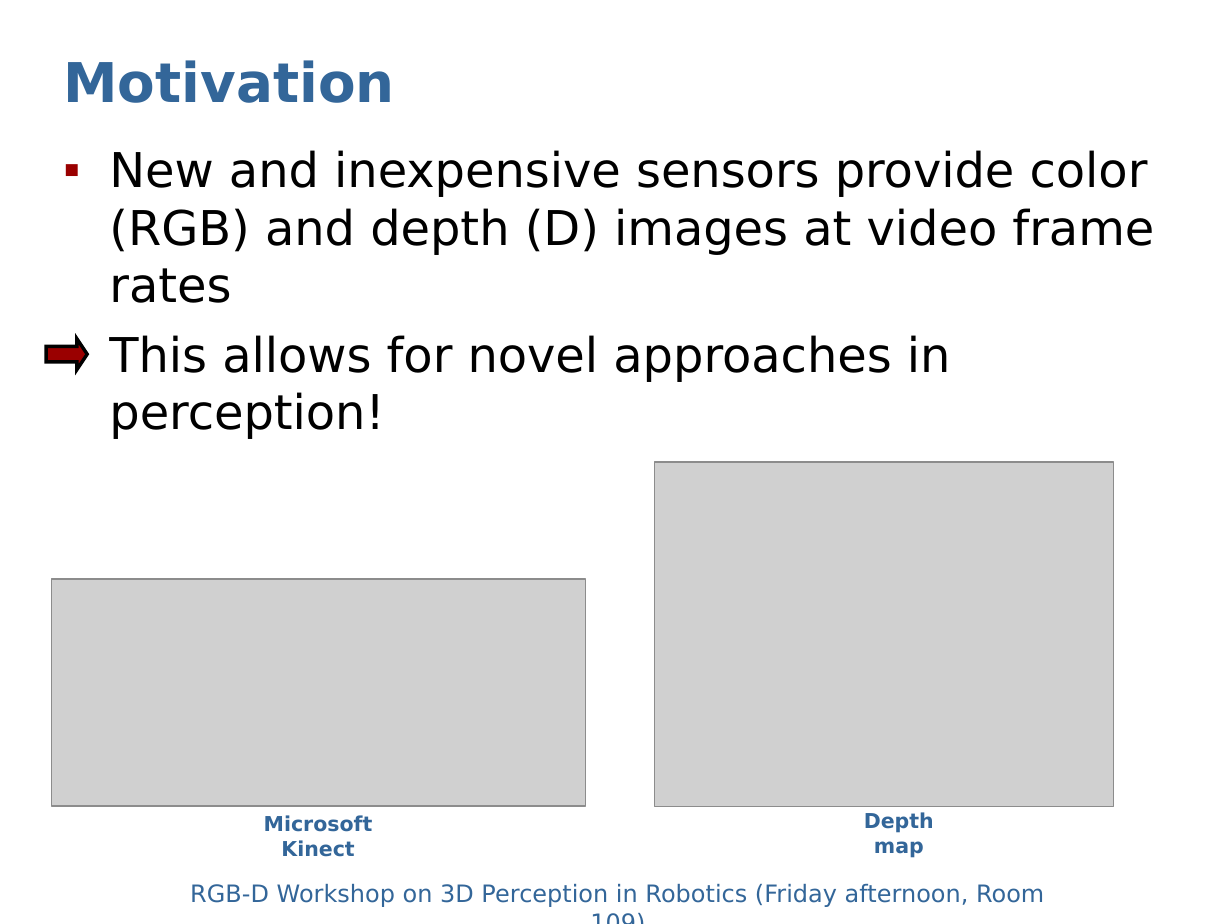
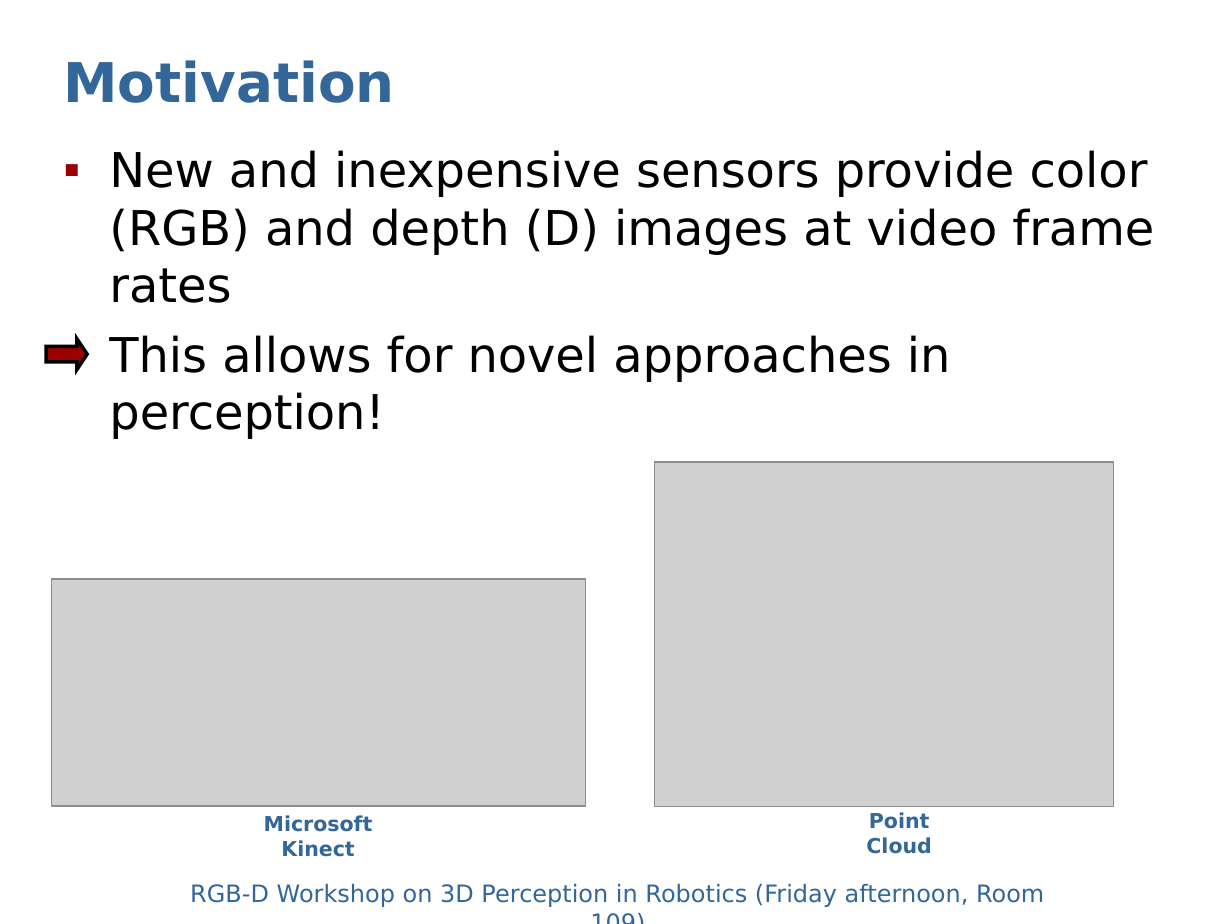
Before and after one commit to dejanpan/rgbd2011, a slide deck: slide 2 of presentations/sturm11rgbd-spotlight.ppt. Drawn at 1232x924 pixels with LibreOffice and Linux fonts; fonts in the diff are those of the drawing; grey boxes stand for pictures. Boxes give left, top, right and bottom in pixels: in the first picture for what was removed or moved away, otherwise in the second. Text is boxed around its words. In the diff, an @@ line names an element or a change of style, - is before the commit and + after.

Commit message:
update

```diff
--- a/presentations/sturm11rgbd-spotlight.ppt
+++ b/presentations/sturm11rgbd-spotlight.ppt
@@ text at [866, 812, 931, 854]: text changed @@
-Depth map
+Point Cloud
```
